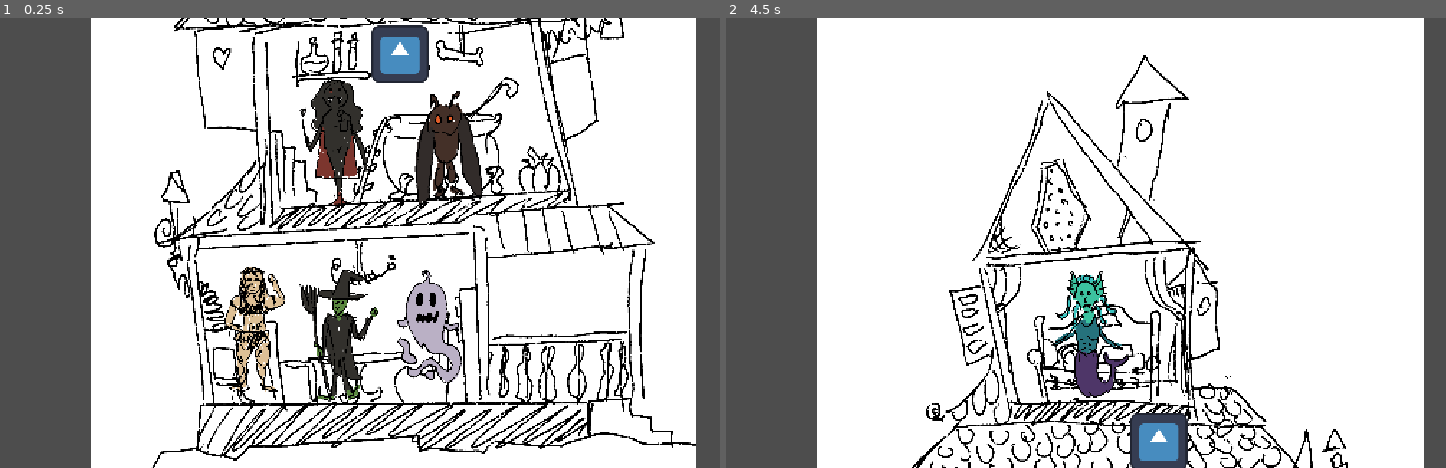
Above: before the commit, frames 1-2 (left to right).
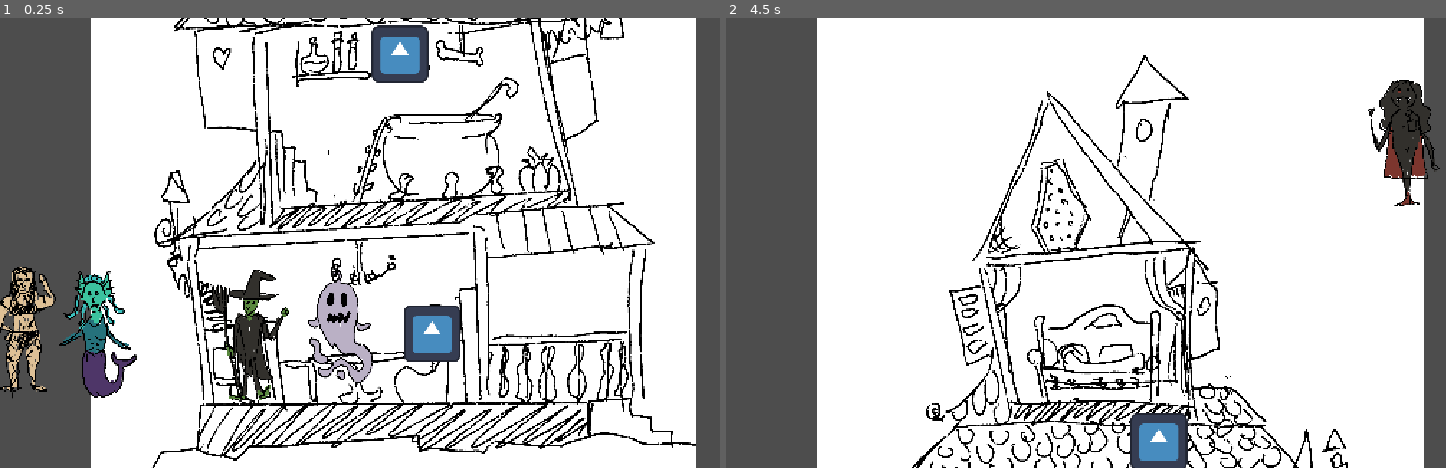
Above: after the commit, the same moments.

Repository: jakobbbb/find-your-boo
Game: Godot game, scene res://test.tscn
The game is run twice, just before and just after one commit, with the same random seed, the same clock (stepped at 60 frames per second) and the same inputs. The engine's default icon, where the game draws it, is replaced by a stand-in: a white triangle on a blue panel in a dark square.
Inputs (mouse positions are in pixels of both pictures, inside the frame that each line leads up to):
- Up to frame 1 (0.25 s): no input
- Up to frame 2 (4.5 s): tap Enter (ui_accept) at 0.5, 0.77, 1.25, 1.52, 2, 2.75, 3.02, 3.5, 3.77, 4.25 s; move the mouse to (1064, 144) at 0.52 s; tap Space every 0.75 s from 0.6 to 4.35 s; click (1064, 144) at 0.67 s; move the mouse to (1057, 346) at 1.27 s; hold S 1.28-2.03 s; click (1057, 346) at 1.42 s; move the mouse to (978, 333) at 2.02 s; click (978, 333) at 2.17 s; move the mouse to (1150, 333) at 2.77 s; click (1150, 333) at 2.92 s; move the mouse to (1172, 144) at 3.52 s; hold S from 3.53 s (still down); click (1172, 144) at 3.67 s; move the mouse to (1129, 54) at 4.27 s; click (1129, 54) at 4.42 s

The runs differ from the first frame. In frame 1, 9.9% of the frame differs, in the area x 0-68%, y 13-86%; in frame 2, 2.6%.

Commit message:
Randomize spawns

Diff:
--- a/scripts/gamemanager.gd
+++ b/scripts/gamemanager.gd
@@ -1 +1,17 @@
 extends Node
+
+func _ready() -> void:
+	randomize_spawns()
+
+func randomize_spawns():
+	var spawns = []
+	var npcs = []
+	for node in get_children():
+		if node.name.begins_with("NPC"):
+			npcs.append(node)
+			spawns.append(node._get_bottom_coord())
+
+	spawns.shuffle()
+
+	for i in range(spawns.size()):
+		npcs[i].transform.origin = Vector2(spawns[i].x, spawns[i].y + spawns[i].z)
--- a/scripts/npc.gd
+++ b/scripts/npc.gd
@@ -2,6 +2,11 @@
 
 @onready var dia: YarnDialogueRunner = %YarnDialogueRunner
 
+func _get_bottom_coord() -> Vector3:
+	var c = $Area2D/CollisionShape2D
+	var dy = 0.5 * c.shape.get_rect().size.y
+	var v2 = self.transform.origin - Vector2(0, dy)
+	return Vector3(v2.x, v2.y, dy)
 
 func _on_area_2d_input_event(viewport: Node, event: InputEvent, shape_idx: int) -> void:
 	if event.is_pressed():
